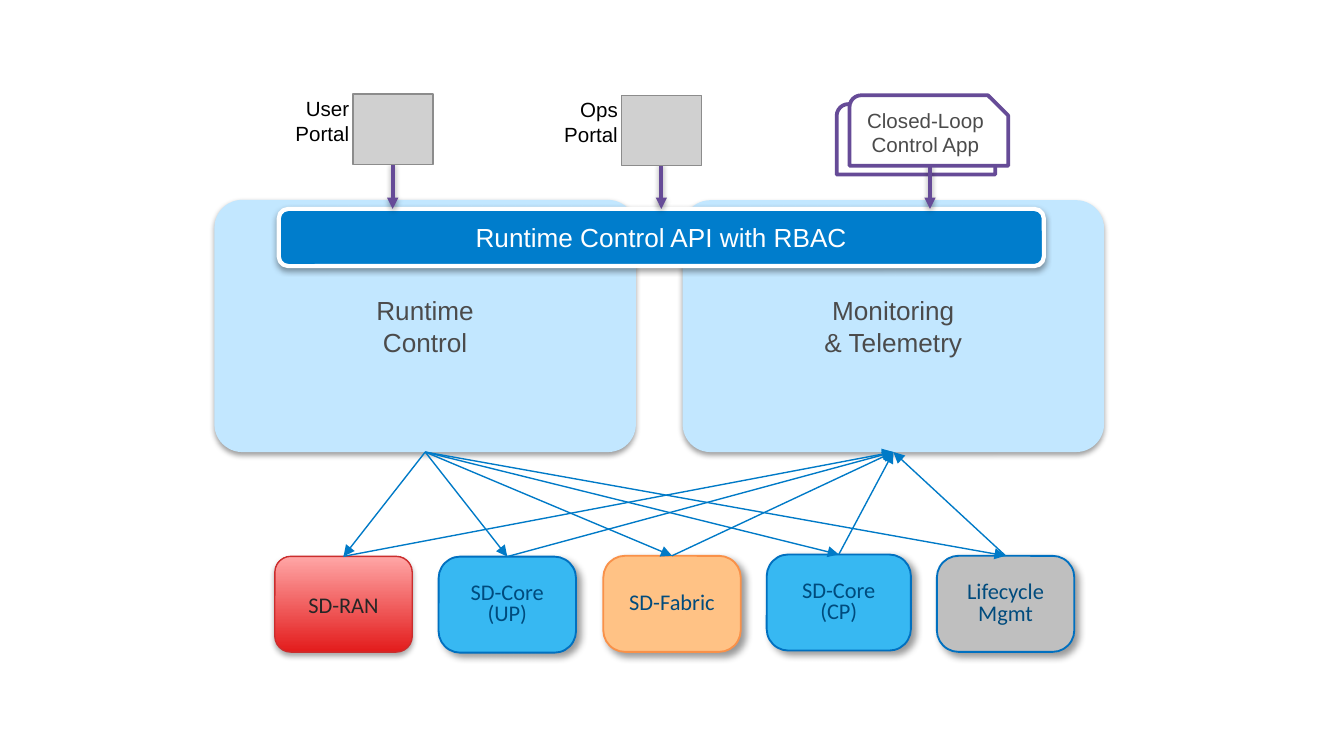
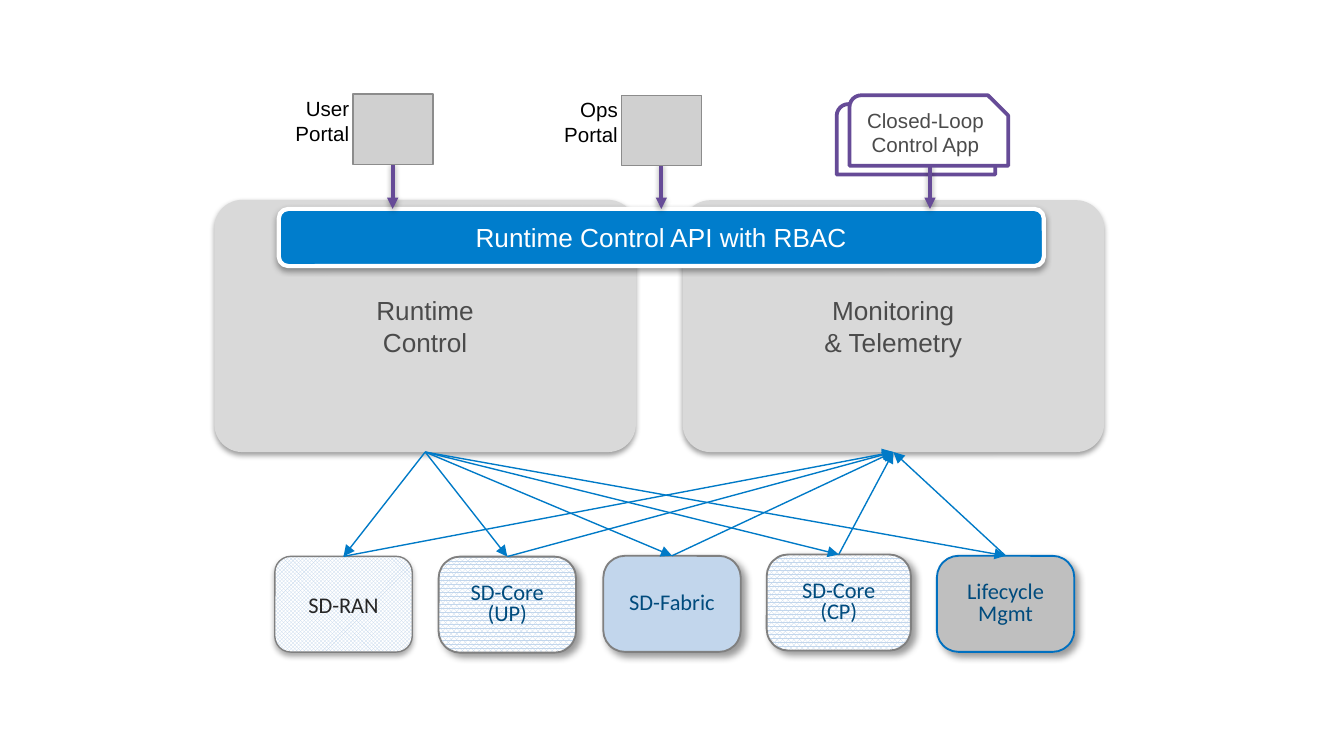
Before and after one commit to SystemsApproach/ops, a slide deck: slide 17 of figures.pptx. Drawn at 1344x756 pixels with LibreOffice and Linux fonts; fonts in the diff are those of the drawing; grey boxes stand for pictures. Boxes give left, top, right and bottom in pixels: in the first picture for what was removed or moved away, otherwise in the second. Text is boxed around its words. In the diff, an @@ line names an element or a change of style, - is before the commit and + after.

```diff
--- a/figures.pptx
+++ b/figures.pptx
@@ rounded rectangle "Runtime" at bbox=[215, 200, 637, 453]: fill #C2E7FF to #D9D9D9 @@
@@ rounded rectangle "Monitoring" at bbox=[683, 200, 1105, 452]: fill #C2E7FF to #D9D9D9 @@
@@ rounded rectangle "SD-RAN" at bbox=[274, 556, 411, 652]: fill gradient #E31C1C to #FFA7A7 to pattern #C2D6EC on #FFFFFF; outline #CB2E2E 0.75 pt to #808080 0.75 pt @@
@@ rounded rectangle "SD-Core" at bbox=[438, 556, 575, 652]: fill #37B8F2 to pattern #C2D6EC on #FFFFFF; outline #0070C0 1 pt to #808080 1 pt @@
@@ rounded rectangle "SD-Fabric" at bbox=[603, 556, 741, 652]: fill #FFC285 to #C2D6EC; outline #F99149 1 pt to #808080 1 pt @@
@@ rounded rectangle "SD-Core" at bbox=[766, 555, 910, 650]: fill #37B8F2 to pattern #C2D6EC on #FFFFFF; outline #0070C0 1 pt to #808080 1 pt @@
```
Also in this commit, not shown: 13 other slides changed, 24 other files.
